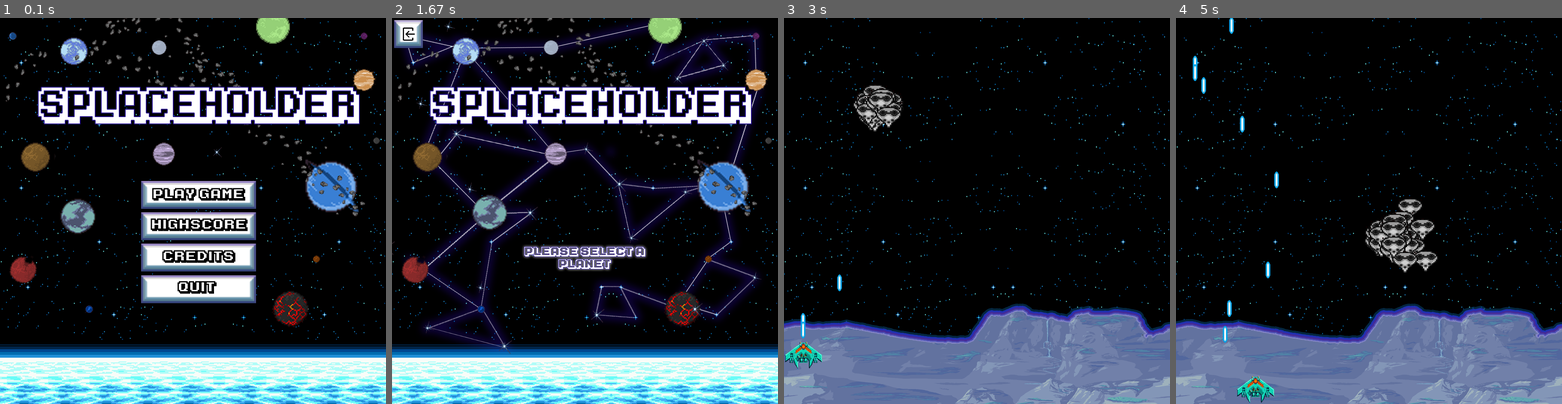
Above: before the commit, frames 1-4 (left to right).
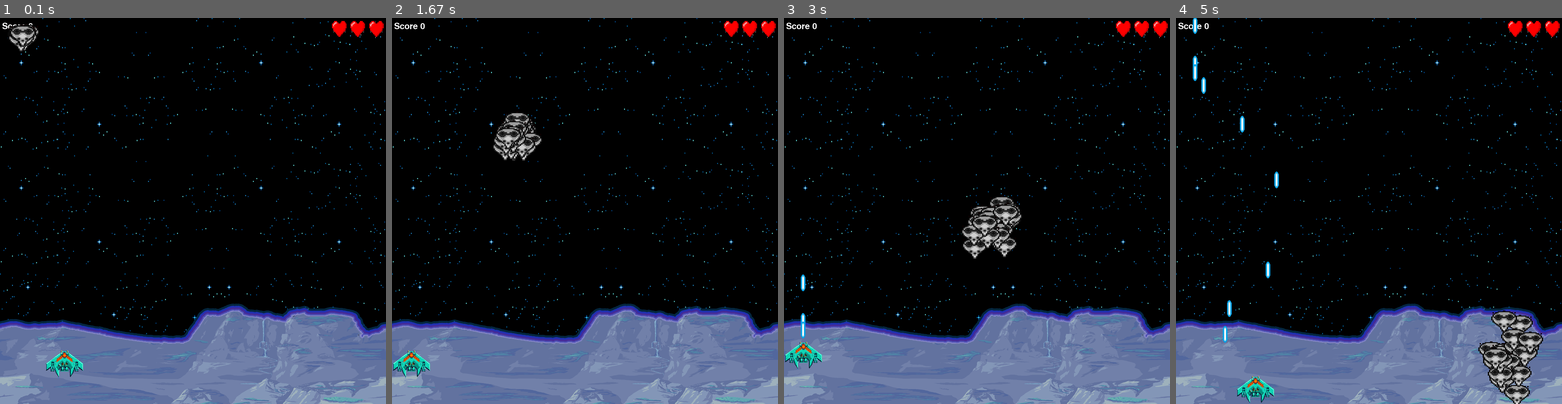
Above: after the commit, the same moments.

Repository: Errox/DickButt
Game: pygame game, started from main.py
The game is run twice, just before and just after one commit, with the same random seed, the same clock (stepped at 60 frames per second) and the same inputs.
Inputs (mouse positions are in pixels of both pictures, inside the frame that each line leads up to):
- Up to frame 1 (0.1 s): no input
- Up to frame 2 (1.67 s): hold Left 0.33-0.87 s; click (585, 268) at 1.03 s; click (592, 195) at 1.37 s
- Up to frame 3 (3 s): click (880, 211) at 1.73 s; hold Down 1.97-2.27 s; move the mouse to (911, 303) at 2 s; hold Left 2.3-2.7 s; tap Space at 2.37, 2.67, 2.8 s; hold Up from 2.73 s (still down)
- Up to frame 4 (5 s): release Up at 3.1 s; hold Right 3.13-3.77 s; tap Space at 3.2, 3.5, 3.87, 4.27, 4.57, 4.77 s; hold Down 3.8-4.17 s; hold Left 4.2-4.67 s; hold Right from 4.7 s (still down)

The runs differ from the first frame. In frame 1, 41% of the frame differs, in the area x 0-100%, y 0-100%; in frame 2, 49%; in frame 3, 2.6%; in frame 4, 4.4%.

Commit message:
score and health added

Diff:
--- a/spacestrike.py
+++ b/spacestrike.py
@@ -7,6 +7,8 @@
     import os
     import menu
     import highscore
+    import game_over
+    import soundboard
 
     #define pygame core
     WIDTH   = 900
@@ -14,8 +16,10 @@
     FPS     = 30
     X       = 500
     Y       = 100
-    sound = pygame.mixer.init()
-    MOB_AMOUNT = 40
+    MOB_AMOUNT = 25
+    heart_amount = 3
+    start_init = True
+    score   = 0
 
     #define colors
     BLACK = (0, 0, 0)
@@ -26,9 +30,9 @@
     size = [200, 200]
     bg = [255, 255, 255]
 
-
-    #geluid bij bullit
-    pygame.mixer.init
+    #set up assets
+    game_folder = os.path.dirname(__file__)
+    img_folder  = os.path.join(game_folder, "img")
 
 
     #setting up a player class
@@ -36,7 +40,7 @@
         #sprite and other properties for the player
         def __init__(self):
             pygame.sprite.Sprite.__init__(self)
-            self.image  = pygame.image.load('resource/images/splaceholder/spaceship/Ship_big_blue.png').convert()
+            self.image  = pygame.image.load('resource/images/spacestrike/spaceship/Ship_big_blue.png').convert()
             self.image = pygame.transform.scale(self.image, (90, 70))
             self.image.set_colorkey(BLACK)
             self.rect   = self.image.get_rect()
@@ -81,7 +85,7 @@
         #sprite and other properties for the enemy
         def __init__(self):
             pygame.sprite.Sprite.__init__(self)
-            self.image  = pygame.image.load('resource/images/splaceholder/enemy/enemy.png').convert()
+            self.image  = pygame.image.load('resource/images/spacestrike/enemy/enemy.png').convert()
             self.image = pygame.transform.scale(self.image, (90, 70))
             self.image.set_colorkey(BLACK)
             self.rect   = self.image.get_rect()
@@ -114,7 +118,7 @@
         #give properties to the bullet itself
         def __init__(self, x, y):
             pygame.sprite.Sprite.__init__(self)
-            self.image = pygame.image.load('resource/images/splaceholder/projectiles/bullet.png').convert()
+            self.image = pygame.image.load('resource/images/spacestrike/projectiles/bullet.png').convert()
             self.image.set_colorkey(BLACK)
             self.rect = self.image.get_rect()
             self.rect.bottom = y
@@ -133,7 +137,7 @@
         #give properties to the bullet itself
         def __init__(self, x, y):
             pygame.sprite.Sprite.__init__(self)
-            self.image = pygame.image.load('resource/images/splaceholder/projectiles/bullet.png').convert()
+            self.image = pygame.image.load('resource/images/spacestrike/projectiles/bullet.png').convert()
             self.image.set_colorkey(BLACK)
             self.rect = self.image.get_rect()
             self.rect.bottom = y
@@ -156,13 +160,15 @@
     #Start Pygame
     pygame.init()
 
+    #init the sound libs of pygame.
+    soundboard.ast_main()
 
     #Defineeer de groote en breedte van de game
     screen = pygame.display.set_mode((900, 900))
 
 
     #Verander titel
-    pygame.display.set_caption("SPLACEHOLDER")
+    pygame.display.set_caption("SPACESTRIKE")
 
 
     #Setup voor de fps
@@ -170,13 +176,16 @@
 
 
     # images for the background
-    surface = pygame.image.load('resource/images/splaceholder/background/background_splaceholder.png').convert()
+    surface = pygame.image.load('resource/images/spacestrike/background/background_splaceholder.png').convert()
     surface_rect = surface.get_rect()
 
     print (surface)
     print (surface_rect)
 
-    #loading all sprites
+    #load in font
+    font = pygame.font.SysFont('Arcadepix.ttf', 30)
+
+    #load in all sprites
     all_sprites = pygame.sprite.Group()
     bullets = pygame.sprite.Group()
     player = player()
@@ -199,8 +208,8 @@
         clock.tick(FPS)
 
         #render background
-        screen.fill(BLACK)
-        screen.blit(surface, surface_rect)
+        #screen.fill(BLACK)
+       # screen.blit(surface, surface_rect)
 
         #kijk of er een event is
         for event in pygame.event.get():
@@ -222,33 +231,56 @@
 
                     # pygame.mixer.Sound.play()
 
-
+        #update
+        all_sprites.update()
 
        #collision for bullet against enemy
         hits = pygame.sprite.groupcollide(enemys, bullets, True, True)
+        if hits:
+            score += 100
+            soundboard.bullet_on_hit_enemy()
         for hit in hits:
             m = enemy()
             all_sprites.add(m)
             enemys.add(m)
 
-        #collision if player hit enemy
-        hits = pygame.sprite.spritecollide(player, enemys, False, pygame.sprite.collide_circle)
+       #collision if player hits enemys
+        hits = pygame.sprite.spritecollide(player, enemys, True, pygame.sprite.collide_circle)
         if hits:
-            menu.start_menu()
-            running = False
-
-
-        #updaten van alle sprites
-        all_sprites.update()
+            soundboard.bullet_on_hit_friendly()
+            #menu.start_menu()
+            #running = False
+            heart_amount -= 1
+
+        #draw / render
+        if start_init == True:
+            screen.fill(BLACK)
+            start_init = False
+        screen.blit(surface, surface_rect)
+
+        #check lives, else load game over screen
+        if heart_amount == 3:
+            hearts = pygame.transform.scale(pygame.image.load ('resource/UI/spacestrike/heart_3.png'), (130,50))
+            screen.blit(hearts, [770, 0])
+        if heart_amount == 2:
+            hearts = pygame.transform.scale(pygame.image.load ('resource/UI/spacestrike/heart_2.png'), (130,50))
+            screen.blit(hearts, [770, 0])
+        if heart_amount == 1:
+            hearts = pygame.transform.scale(pygame.image.load ('resource/UI/spacestrike/heart_1.png'), (130,50))
+            screen.blit(hearts, [770, 0])
+        if heart_amount == 0:
+            print('game over')
+            game_over.start(score)
+
+
+        scoretext = font.render("Score {0}".format(score), 1, WHITE)
+        screen.blit(scoretext, (5, 10))
 
         all_sprites.draw(screen)
+
+        #flip the display.
         pygame.display.flip()
 
-        if event.type == pygame.KEYDOWN:
-            if event.key == pygame.K_ESCAPE:
-                pygame.quit()
-
     pygame.quit()
 
-
-# start_splaceholder()
+start_spacestrike()
Binary file added: resource/UI/spacestrike/heart_1.png
Binary file added: resource/UI/spacestrike/heart_2.png
Binary file added: resource/UI/spacestrike/heart_3.png
Binary file removed: resource/UI/splaceholder/hearth.png
Renamed: resource/images/splaceholder/background/background_splaceholder.png -> resource/images/spacestrike/background/background_splaceholder.png
Renamed: resource/images/splaceholder/enemy/enemy.png -> resource/images/spacestrike/enemy/enemy.png
Renamed: resource/images/splaceholder/projectiles/bullet.png -> resource/images/spacestrike/projectiles/bullet.png
Renamed: resource/images/splaceholder/spaceship/Ship_big_blue.png -> resource/images/spacestrike/spaceship/Ship_big_blue.png
